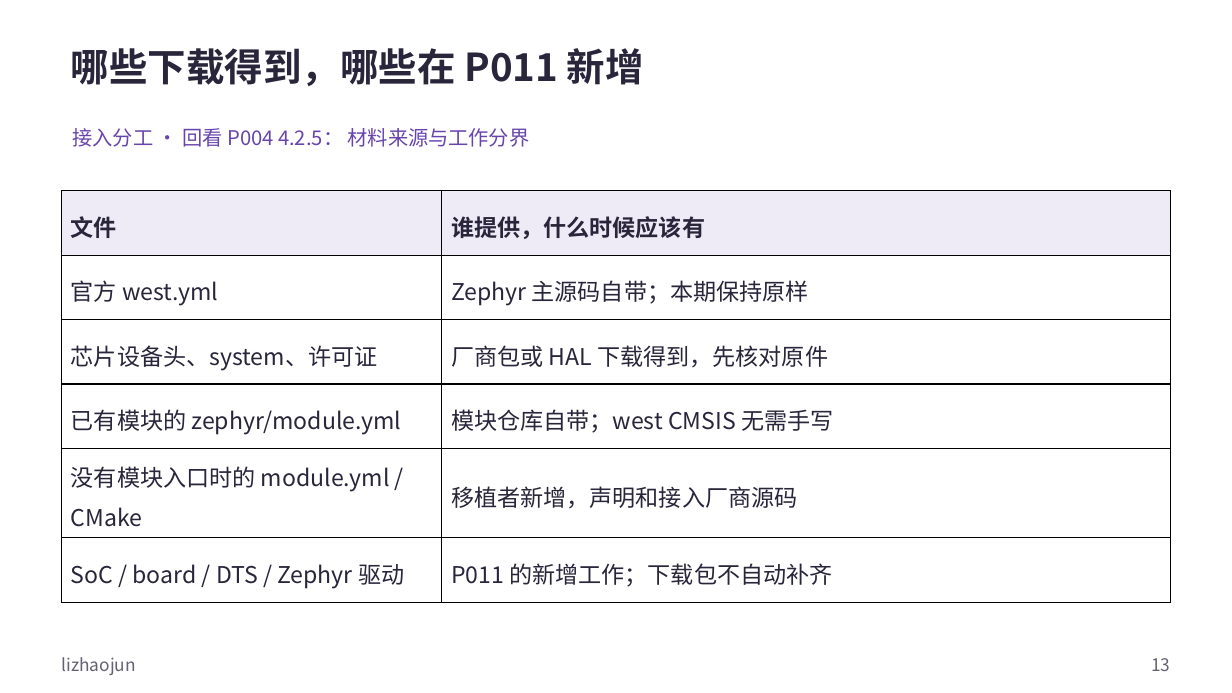
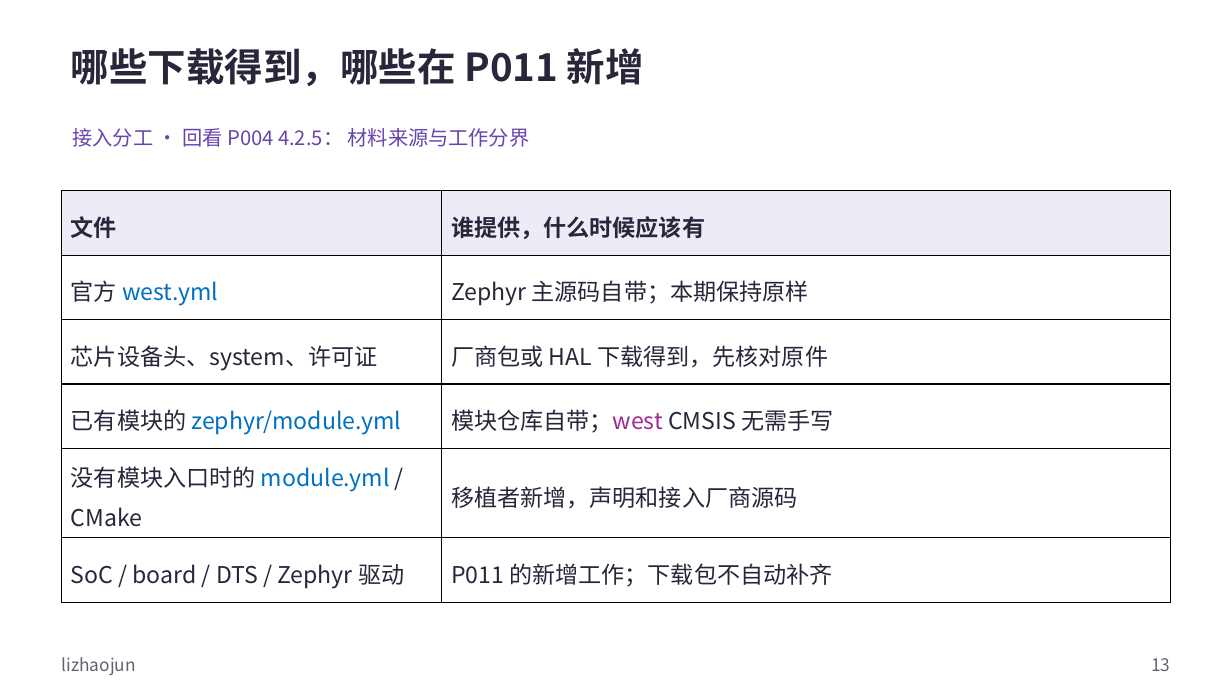
Before and after one commit to FormingSystem/zephyr_hc32f4a0, a slide deck: slide 13 of learning/P01_zephyr_make_project/slides/P005_源码模块接入Zephyr工程_Windows.pptx. Drawn at 1232x693 pixels with LibreOffice and Linux fonts; fonts in the diff are those of the drawing. Boxes give left, top, right and bottom in pixels: in the first picture for what was removed or moved away, otherwise in the second. Text is boxed around its words. In the diff, an @@ line names an element or a change of style, - is before the commit and + after.

Commit message:
content(learning/modules): 统一源码模块接入图示与代码样式
- 区分模块路径、YAML 字段、派生变量与 CMake 接口，补图例并校正下载及新增板章节的导航文字。
- 正式 PPT 与可重建原生源同步，保留封面、媒体、批注和非正文页脚署名。

```diff
--- a/learning/P01_zephyr_make_project/slides/P005_源码模块接入Zephyr工程_Windows.pptx
+++ b/learning/P01_zephyr_make_project/slides/P005_源码模块接入Zephyr工程_Windows.pptx
@@ table at (x1=62, y1=190, x2=1171, y2=593) @@
@@ text colour #29263B to #0070C0 in "west.yml", "zephyr/module.yml", "module.yml" @@
@@ text colour #29263B to #A02B93 in "模块仓库自带；west" @@
```
Also in this commit, not shown: 11 other slides changed, 14 other files.
